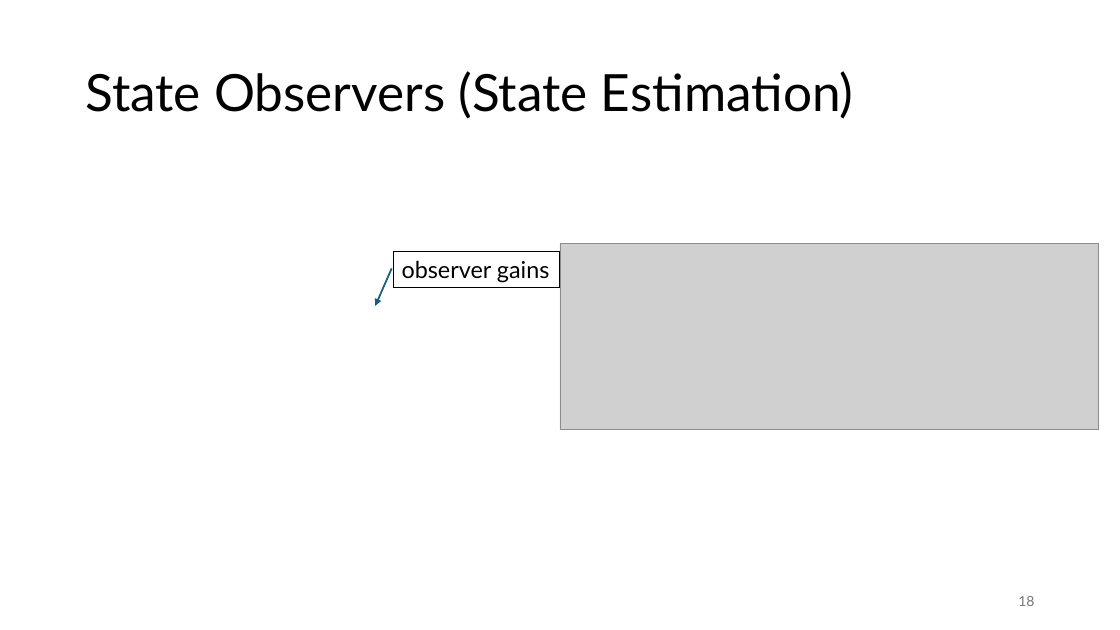
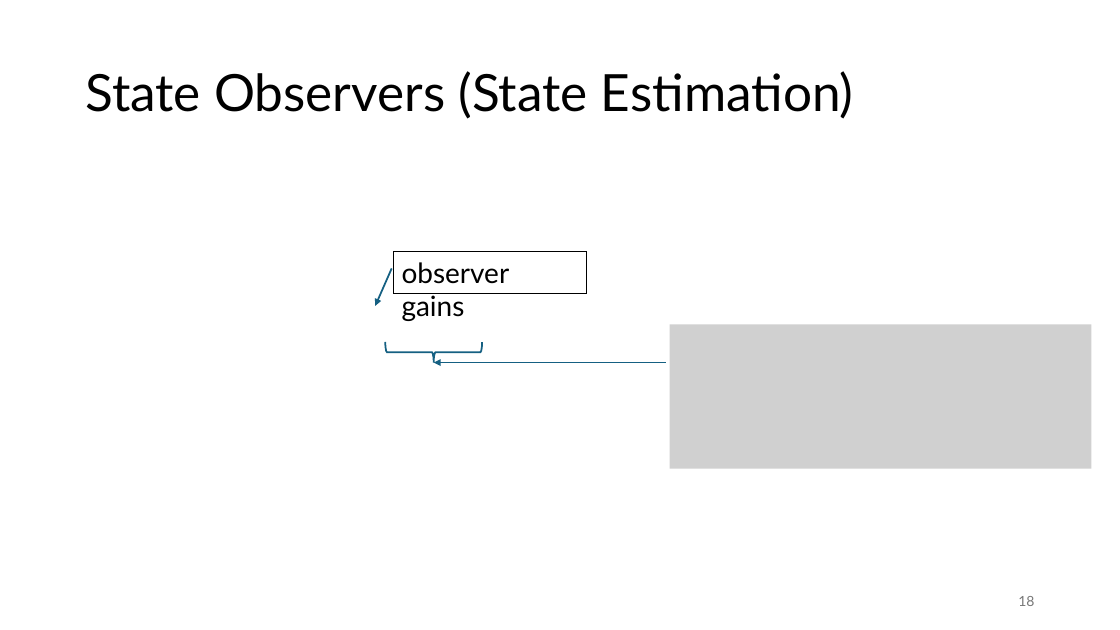
Before and after one commit to FelixWick/control_engineering, a slide deck: slide 18 of slides/7_state_space.pptx. Drawn at 1120x630 pixels with LibreOffice and Linux fonts; fonts in the diff are those of the drawing; grey boxes stand for pictures. Boxes give left, top, right and bottom in pixels: in the first picture for what was removed or moved away, otherwise in the second. Text is boxed around its words. In the diff, an @@ line names an element or a change of style, - is before the commit and + after.

Commit message:
state space slides

```diff
--- a/slides/7_state_space.pptx
+++ b/slides/7_state_space.pptx
@@ rectangle "observer gains" resized from (x1=393, y1=251, x2=560, y2=288) to (x1=393, y1=251, x2=586, y2=293) @@
@@ rectangle "observer gains" at (x1=393, y1=251, x2=586, y2=293): size 20 to 24 pt @@
@@ picture removed at (x1=560, y1=243, x2=1099, y2=429) @@
@@ picture added at (x1=670, y1=324, x2=1091, y2=469) @@
@@ right brace added at (x1=385, y1=342, x2=482, y2=363), outline #156082 1.5 pt @@
@@ arrow added from (665, 363) to (434, 363), #156082 1.5 pt @@
```
Also in this commit, not shown: 3 other slides changed, 2 slides added, 4 slides removed, 1 other file.
